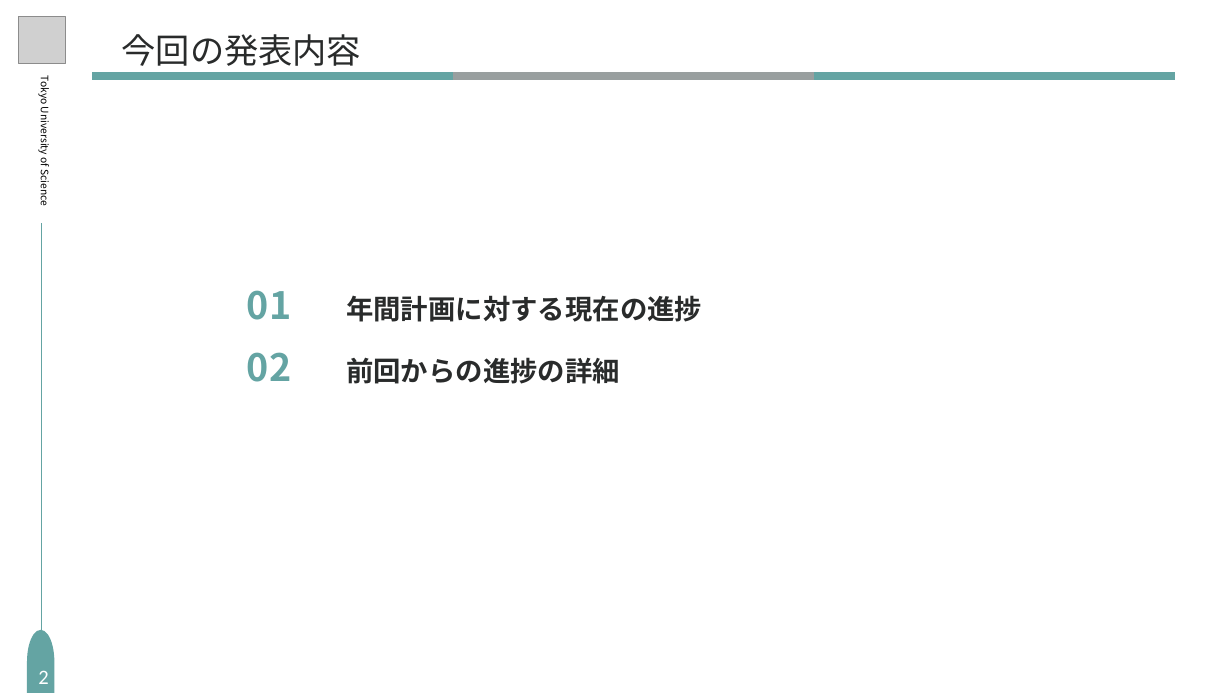
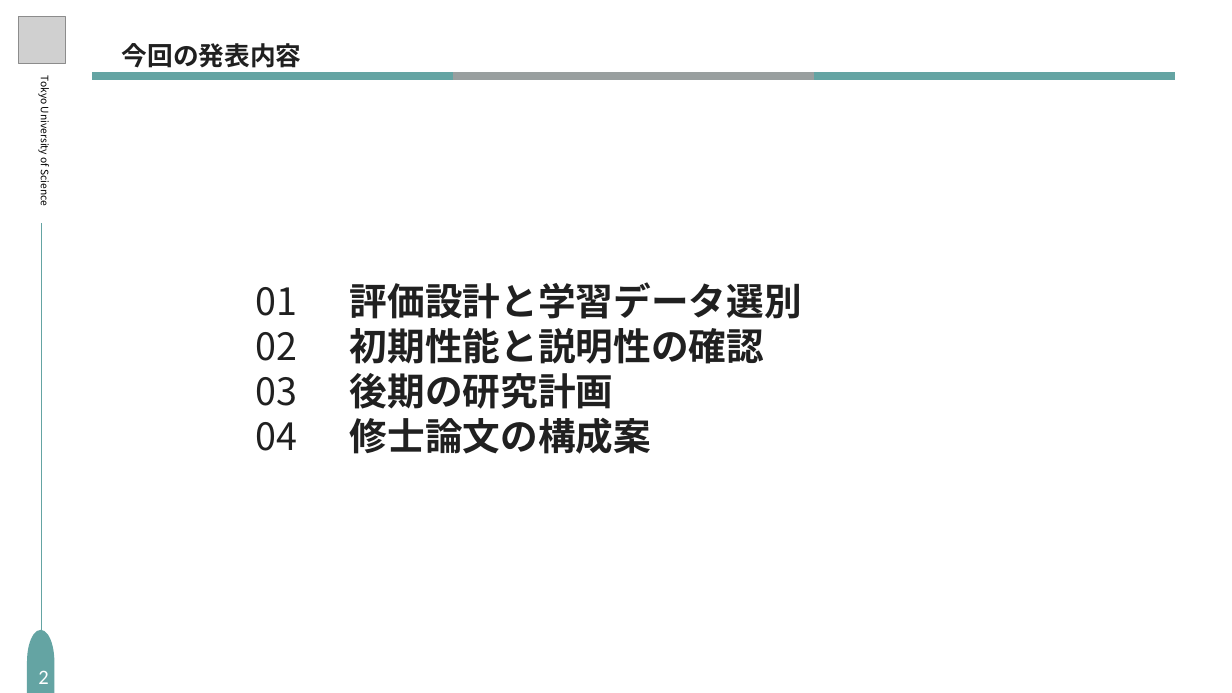
Before and after one commit to S-Riku-tus/university_research, a slide deck: slide 2 of 研究進捗報告/2026/918（研究計画発表）/研究進捗_柴崎陸_0918.pptx. Drawn at 1232x693 pixels with LibreOffice and Linux fonts; fonts in the diff are those of the drawing; grey boxes stand for pictures. Boxes give left, top, right and bottom in pixels: in the first picture for what was removed or moved away, otherwise in the second. Text is boxed around its words. In the diff, an @@ line names an element or a change of style, - is before the commit and + after.

```diff
--- a/研究進捗報告/2026/918（研究計画発表）/研究進捗_柴崎陸_0918.pptx
+++ b/研究進捗報告/2026/918（研究計画発表）/研究進捗_柴崎陸_0918.pptx
@@ text "今回の発表内容" at box(122, 43, 302, 68): size 40 to 30 pt, font Noto Sans CJK SC to Noto Sans CJK JP, text colour #292B2B to #202020, bold on @@
@@ text removed at box(247, 290, 702, 384) @@
-01 年間計画に対する現在の進捗
-02 前回からの進捗の詳細
@@ text added at box(256, 287, 298, 451), 44 pt, text #202020 @@
+01
+02
+03
+04
@@ text added at box(350, 282, 802, 454), 44 pt, text #202020, bold @@
+評価設計と学習データ選別
+初期性能と説明性の確認
+後期の研究計画
+修士論文の構成案
```
Also in this commit, not shown: 3 other slides changed, 4 slides added, 8 slides removed, 1 other file.
